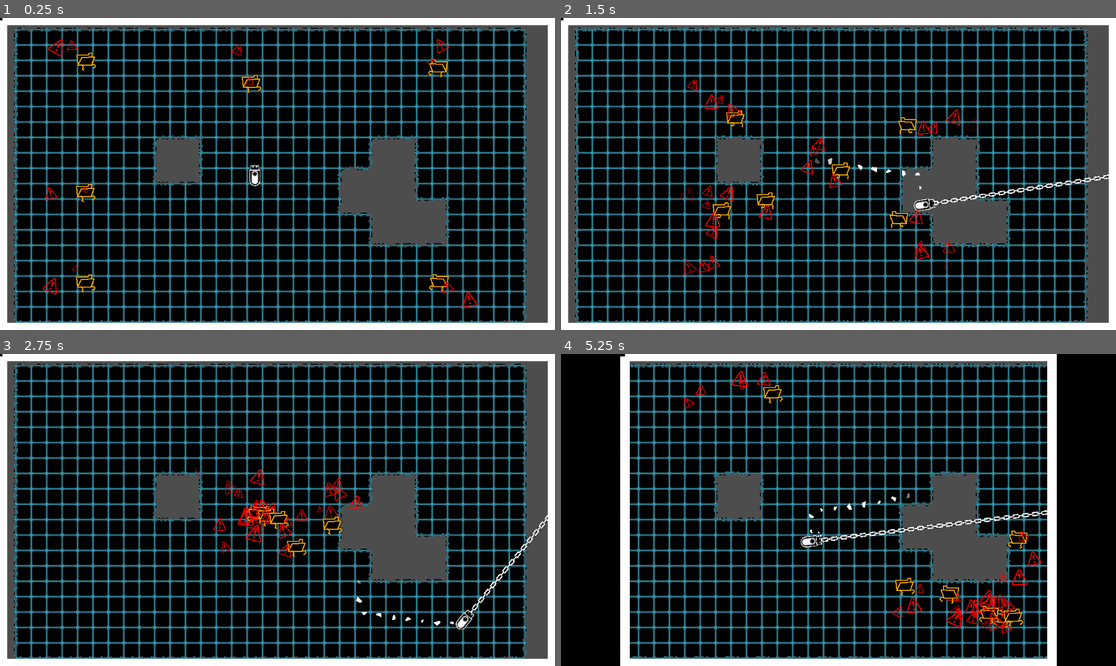
Above: before the commit, frames 1-4 (two rows, left to right).
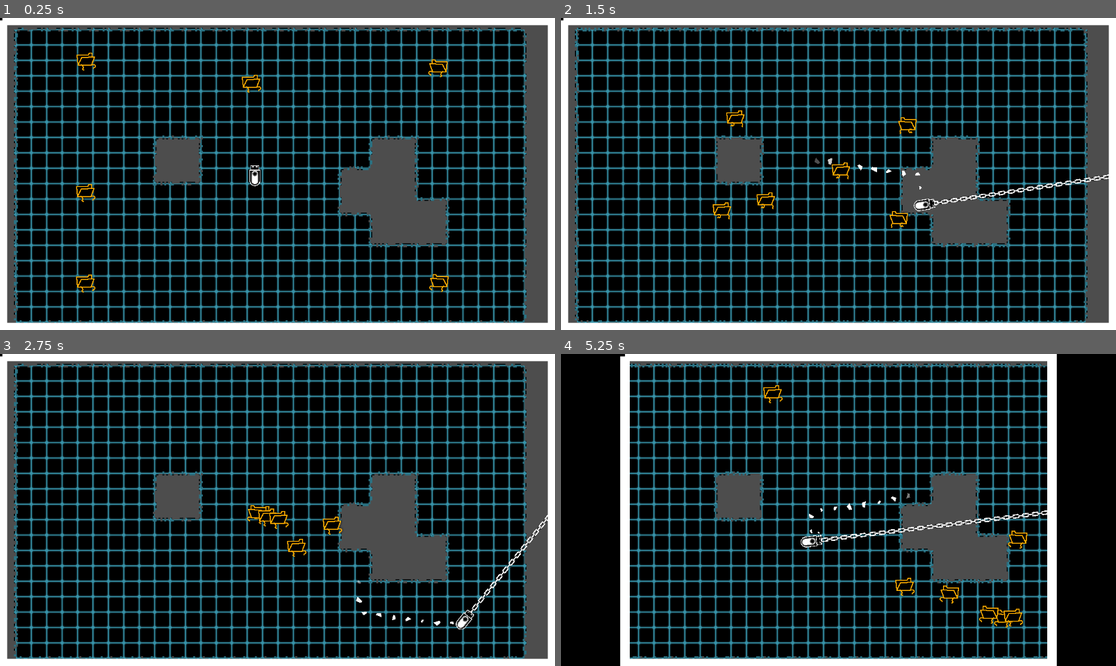
Above: after the commit, the same moments.

Repository: SomeSortOfSam/Hardest_Drive
Game: Godot game, scene res://scenes/gamplay.tscn
Two runs of this game, one before a commit and one after it. Both use one fixed random seed, a clock stepped at 60 frames per second and the inputs below. Sound files missing from this copy of the repository are replaced by a short silence.
Inputs (mouse positions are in pixels of both pictures, inside the frame that each line leads up to):
- Up to frame 1 (0.25 s): no input
- Up to frame 2 (1.5 s): move the mouse to (960, 158) at 0.52 s; hold D (player_right) 0.53-1.28 s; click (960, 158) at 0.67 s; move the mouse to (727, 189) at 1.27 s; hold S (player_down) from 1.28 s (still down)
- Up to frame 3 (2.75 s): move the mouse to (333, 441) at 2.02 s; release S (player_down) at 2.03 s; hold D (player_right) from 2.03 s (still down)
- Up to frame 4 (5.25 s): move the mouse to (810, 572) at 2.77 s; release D (player_right) at 2.78 s; hold W (player_up) 2.78-3.53 s; click (810, 572) at 2.92 s; move the mouse to (1005, 556) at 3.52 s; hold A (player_left) 3.53-5.03 s; move the mouse to (672, 463) at 4.27 s; move the mouse to (866, 510) at 5.02 s; hold S (player_down) from 5.03 s (still down); click (866, 510) at 5.17 s

The runs differ from the first frame. In frame 1, 0.4% of the frame differs, in the area x 7-87%, y 6-93%; in frame 2, 0.9%, in the area x 21-76%, y 19-83%; in frame 3, 0.8%; in frame 4, 0.9%.

Commit message:
Fixed constant error effects

Diff:
--- a/scenes/enemy.tscn
+++ b/scenes/enemy.tscn
@@ -114,38 +114,10 @@
 "update": 1,
 "values": [0, 1, 2, 3, 4, 5, 5]
 }
-tracks/1/type = "value"
-tracks/1/imported = false
-tracks/1/enabled = true
-tracks/1/path = NodePath("WalkDust:emitting")
-tracks/1/interp = 1
-tracks/1/loop_wrap = true
-tracks/1/keys = {
-"times": PackedFloat32Array(0),
-"transitions": PackedFloat32Array(1),
-"update": 1,
-"values": [false]
-}
-
-[sub_resource type="Animation" id="Animation_pfja4"]
-length = 0.001
-tracks/0/type = "value"
-tracks/0/imported = false
-tracks/0/enabled = true
-tracks/0/path = NodePath("WalkDust:emitting")
-tracks/0/interp = 1
-tracks/0/loop_wrap = true
-tracks/0/keys = {
-"times": PackedFloat32Array(0),
-"transitions": PackedFloat32Array(1),
-"update": 1,
-"values": [false]
-}
 
 [sub_resource type="AnimationLibrary" id="AnimationLibrary_tcx8n"]
 _data = {
 "Destroy": SubResource("Animation_lpiui"),
-"RESET": SubResource("Animation_pfja4"),
 "Run": SubResource("Animation_202rd")
 }
 
@@ -171,6 +143,7 @@
 hframes = 6
 
 [node name="Destroy" type="GPUParticles2D" parent="Sprite2D"]
+visible = false
 modulate = Color(1, 0, 0, 1)
 amount = 6
 process_material = SubResource("ParticleProcessMaterial_qf8dk")
Not shown: 1 places in scenes/enemy.tscn that only renumber resources
